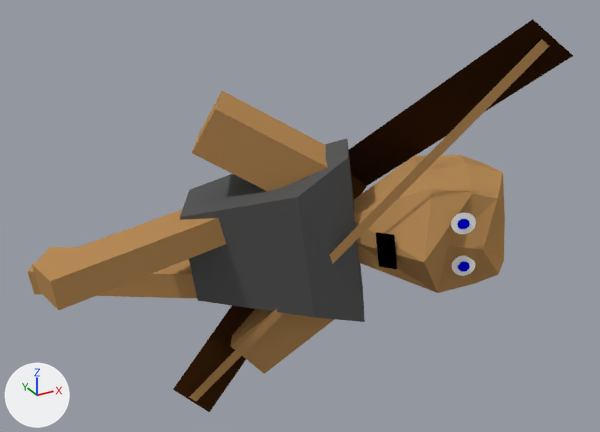
Renders of the Blender file King Of Kings Docs/Models/archer3d.blend from each side of a commit.
Rendered twice from a camera (50 mm lens) standing at (-4.74, -8.59, 6.16) and looking at (-0.35, -0.6, 2.16). Arrows for +X, +Y and +Z are at lower left; the lights stay in place.
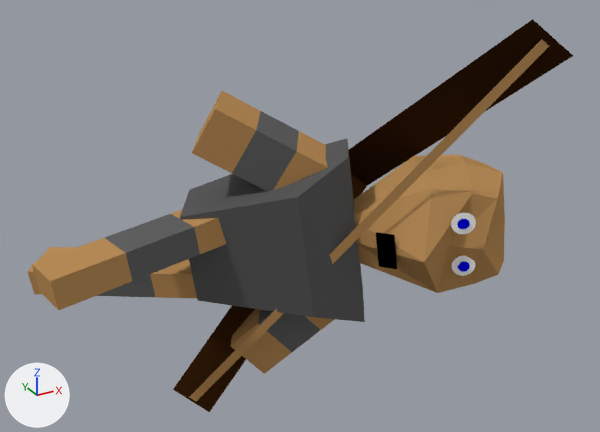
Patch to the scene script:
```diff
--- a/King Of Kings Docs/Models/archer3d.blend.py
+++ b/King Of Kings Docs/Models/archer3d.blend.py
@@ me_cube_004 @@
 me_cube_004.from_pydata(...)  # 8 vertices, 6 faces; spans x -1.0..1.0, y -1.0..1.0, z -1.0..1.0
 # used by ob_cube_004; location = (-2.093, -0.27, 2.032); rotation_euler = (-0.728, 1.432, -0.624), in degrees (-42, 82, -36); scale = (0.173, 0.308, 1.27)
 # verts and faces of me_cube_004; kept vertices keep their numbers, new ones are numbered from 8
+# me_cube_004 part 1
+delete_faces([(0, 4, 5, 1), (1, 5, 6, 2), (2, 6, 7, 3), (0, 3, 7, 4)])
+for new, old in zip([*range(8, 12)], [*range(0, 4)]): verts[new] = verts[old] + (0.0, 0.0, 0.67)
+for new, old in zip([*range(12, 16)], [*range(4, 8)]): verts[new] = verts[old] + (0.0, 0.0, -0.67)
+faces += [(0, 8, 9, 1), (1, 9, 10, 2), (2, 10, 11, 3), (0, 3, 11, 8), (4, 12, 15, 7), (6, 7, 15, 14)]  # mat_material_002 (orange #b98d59)
+faces += [(5, 6, 14, 13), (4, 5, 13, 12)]  # mat_material_002 (orange #b98d59)
+faces += [(8, 11, 15, 12), (10, 14, 15, 11), (9, 13, 14, 10), (8, 12, 13, 9)]  # mat_material_008 (dark grey #626262)
 me_cube_004.materials.append(mat_material_002)
+me_cube_004.materials.append(mat_material_008)  # dark grey #626262
@@ me_cube_002 @@
 me_cube_002.from_pydata(...)  # 8 vertices, 6 faces; spans x -1.0..1.0, y -1.0..1.0, z -1.0..1.0
 # used by ob_cube_002; location = (-0.368, -0.381, 0.724); rotation_euler = (0.103, 0.797, -0.466), in degrees (5.9, 46, -27); scale = (0.303, 0.303, 0.761)
 # verts and faces of me_cube_002; kept vertices keep their numbers, new ones are numbered from 8
+# me_cube_002 part 2
+delete_faces([(0, 4, 5, 1), (1, 5, 6, 2), (2, 6, 7, 3), (0, 3, 7, 4)])
+for new, old in zip([*range(8, 12)], [*range(0, 4)]): verts[new] = verts[old] + (0.0, 0.0, 0.67)
+for new, old in zip([*range(12, 16)], [*range(4, 8)]): verts[new] = verts[old] + (0.0, 0.0, -0.67)
+faces += [(0, 8, 9, 1), (1, 9, 10, 2), (2, 10, 11, 3), (0, 3, 11, 8), (4, 12, 15, 7), (6, 7, 15, 14)]  # mat_material_002 (orange #b98d59)
+faces += [(5, 6, 14, 13), (4, 5, 13, 12)]  # mat_material_002 (orange #b98d59)
+faces += [(8, 11, 15, 12), (10, 14, 15, 11), (9, 13, 14, 10), (8, 12, 13, 9)]  # mat_material_008 (dark grey #626262)
 me_cube_002.materials.append(mat_material_002)
+me_cube_002.materials.append(mat_material_008)  # dark grey #626262
@@ me_cube_003 @@
 me_cube_003.from_pydata(...)  # 8 vertices, 6 faces; spans x -1.0..1.0, y -1.0..1.0, z -1.0..1.0
 # used by ob_cube_003; location = (-0.681, -0.381, 2.965); rotation_euler = (2.994, 1.06, 2.474), in degrees (172, 61, 142); scale = (0.303, 0.303, 0.761)
 # verts and faces of me_cube_003; kept vertices keep their numbers, new ones are numbered from 8
+# me_cube_003 part 3
+delete_faces([(0, 4, 5, 1), (1, 5, 6, 2), (2, 6, 7, 3), (0, 3, 7, 4)])
+for new, old in zip([*range(8, 12)], [*range(0, 4)]): verts[new] = verts[old] + (0.0, 0.0, 0.67)
+for new, old in zip([*range(12, 16)], [*range(4, 8)]): verts[new] = verts[old] + (0.0, 0.0, -0.67)
+faces += [(0, 8, 9, 1), (1, 9, 10, 2), (2, 10, 11, 3), (0, 3, 11, 8), (4, 12, 15, 7), (6, 7, 15, 14)]  # mat_material_002 (orange #b98d59)
+faces += [(5, 6, 14, 13), (4, 5, 13, 12)]  # mat_material_002 (orange #b98d59)
+faces += [(8, 11, 15, 12), (10, 14, 15, 11), (9, 13, 14, 10), (8, 12, 13, 9)]  # mat_material_008 (dark grey #626262)
 me_cube_003.materials.append(mat_material_002)
+me_cube_003.materials.append(mat_material_008)  # dark grey #626262
@@ me_cube_005 @@
 me_cube_005.from_pydata(...)  # 8 vertices, 6 faces; spans x -1.0..1.0, y -1.0..1.0, z -1.0..1.0
 # used by ob_cube_005; location = (-2.078, 0.723, 1.246); rotation_euler = (0.734, 1.432, 0.0), in degrees (42, 82, 0); scale = (0.173, 0.308, 1.27)
 # verts and faces of me_cube_005; kept vertices keep their numbers, new ones are numbered from 8
+# me_cube_005 part 4
+delete_faces([(0, 4, 5, 1), (1, 5, 6, 2), (2, 6, 7, 3), (0, 3, 7, 4)])
+for new, old in zip([*range(8, 12)], [*range(0, 4)]): verts[new] = verts[old] + (0.0, 0.0, 0.67)
+for new, old in zip([*range(12, 16)], [*range(4, 8)]): verts[new] = verts[old] + (0.0, 0.0, -0.67)
+faces += [(0, 8, 9, 1), (1, 9, 10, 2), (2, 10, 11, 3), (0, 3, 11, 8), (4, 12, 15, 7), (6, 7, 15, 14)]  # mat_material_002 (orange #b98d59)
+faces += [(5, 6, 14, 13), (4, 5, 13, 12)]  # mat_material_002 (orange #b98d59)
+faces += [(8, 11, 15, 12), (10, 14, 15, 11), (9, 13, 14, 10), (8, 12, 13, 9)]  # mat_material_008 (dark grey #626262)
 me_cube_005.materials.append(mat_material_002)
+me_cube_005.materials.append(mat_material_008)  # dark grey #626262
```

What differs and where, as boxes (x1, y1, x2, y2) in the pictures (600 x 432 px):
part 1 of me_cube_004, built on
    both: (95, 212, 203, 296)
part 2 of me_cube_002, built on
    both: (255, 309, 322, 354)
part 3 of me_cube_003, built on
    both: (229, 110, 301, 191)
part 4 of me_cube_005, built on
    both: (97, 259, 189, 297)
